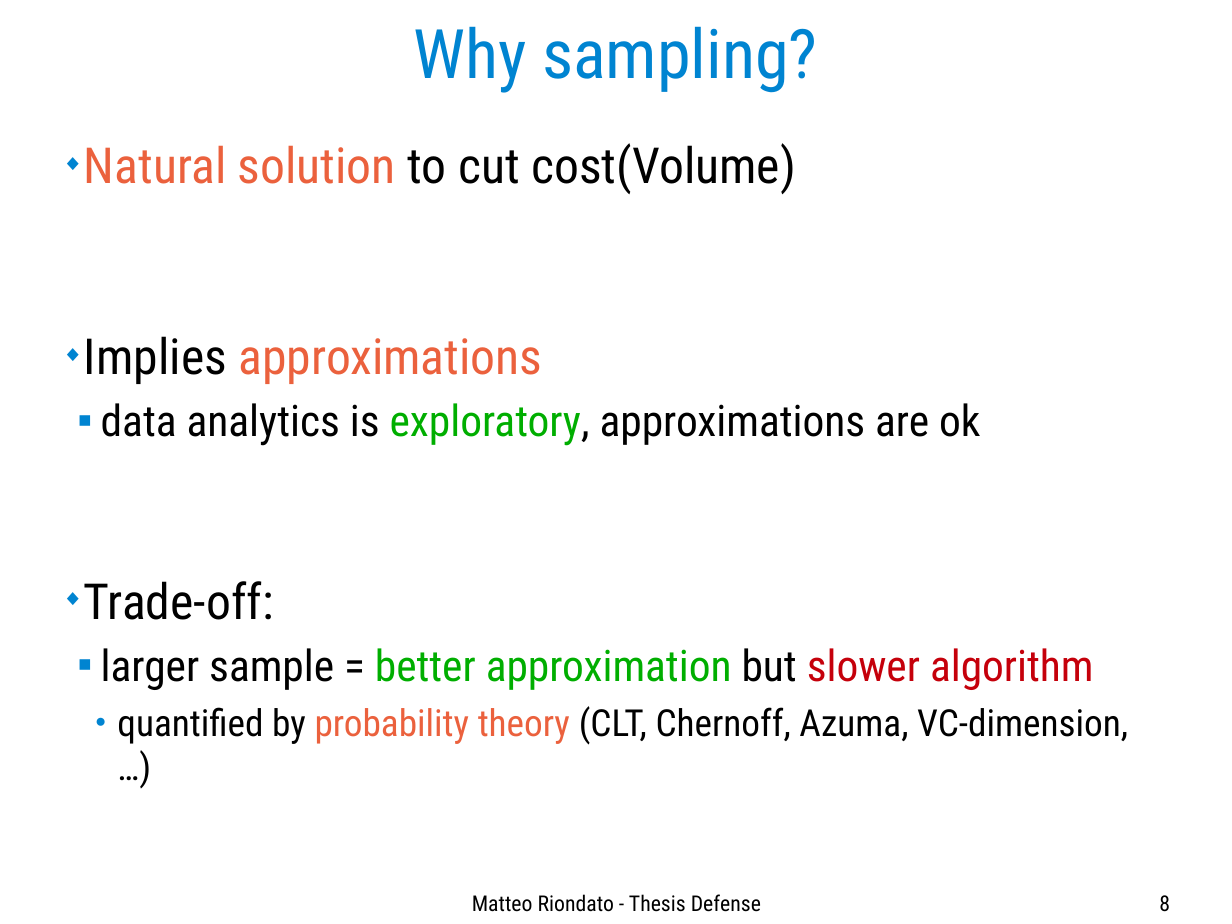
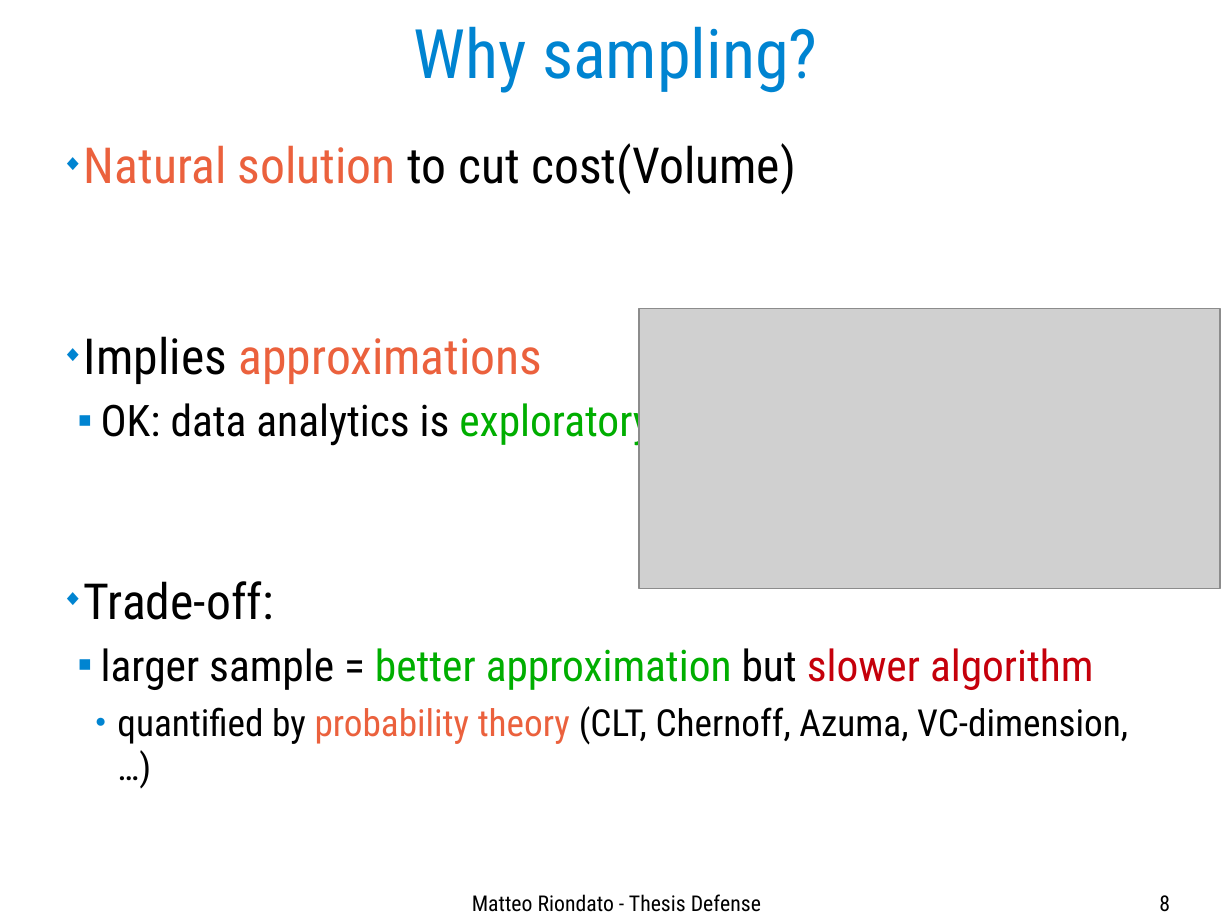
Before and after one commit to ZhizhongIsaacChen/dissertation, a slide deck: slide 8 of defense/Defense-talk.odp. Drawn at 1232x924 pixels with LibreOffice and Linux fonts; fonts in the diff are those of the drawing; grey boxes stand for pictures. Boxes give left, top, right and bottom in pixels: in the first picture for what was removed or moved away, otherwise in the second. Text is boxed around its words. In the diff, an @@ line names an element or a change of style, - is before the commit and + after.

Commit message:
Add style to the presentation.

```diff
--- a/defense/Defense-talk.odp
+++ b/defense/Defense-talk.odp
@@ picture added at [639, 309, 1221, 589] @@
@@ text at [101, 396, 651, 447]: text changed @@
-  ■ data analytics is exploratory, approximations are ok
+  ■ OK: data analytics is exploratory
```
Also in this commit, not shown: 23 other slides changed, 15 other files.
